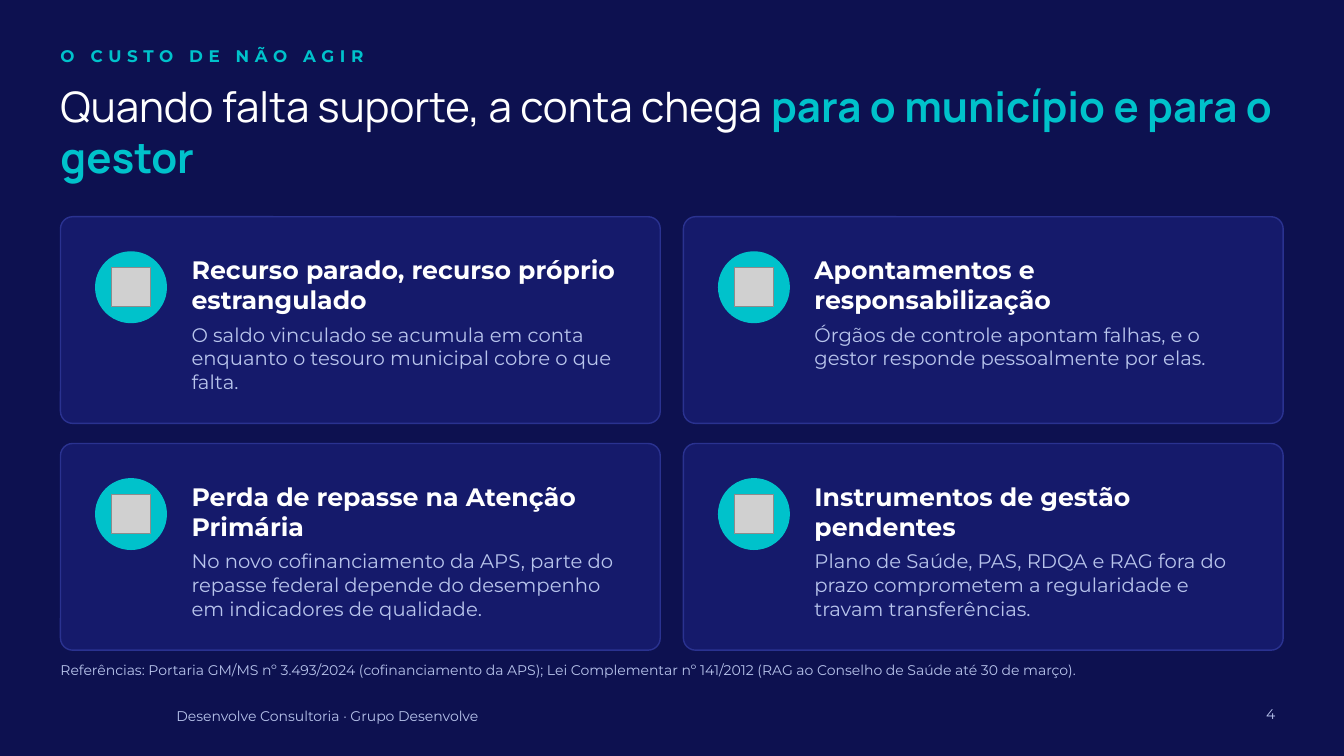
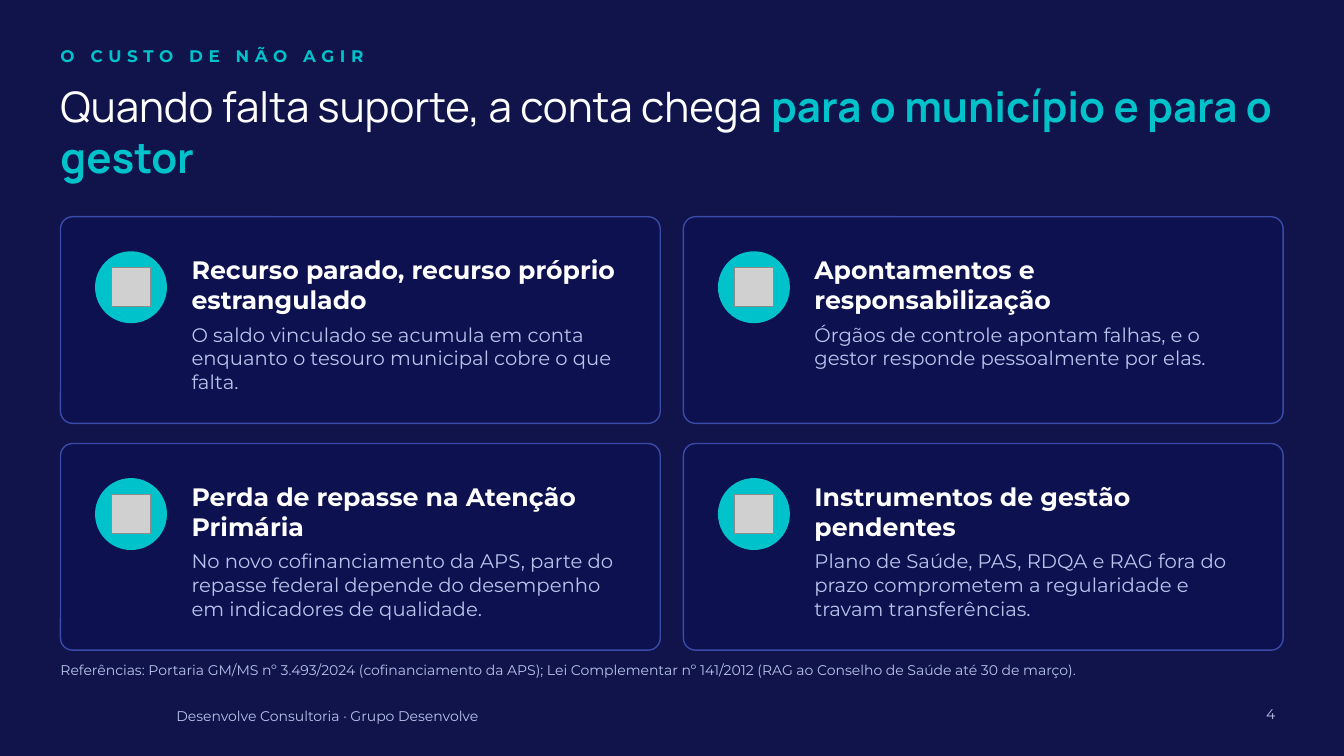
Before and after one commit to murilosantos100-hue/grupodesenvolve, a slide deck: slide 4 of apresentacoes/comercial-consultoria/Apresentacao Comercial - Desenvolve Consultoria.pptx. Drawn at 1344x756 pixels with LibreOffice and Linux fonts; fonts in the diff are those of the drawing; grey boxes stand for pictures; background and template pictures are left out; a plain dark background stands for a picture behind light text. Boxes give left, top, right and bottom in pixels: in the first picture for what was removed or moved away, otherwise in the second. Text is boxed around its words. In the diff, an @@ line names an element or a change of style, - is before the commit and + after.

```diff
--- a/apresentacoes/comercial-consultoria/Apresentacao Comercial - Desenvolve Consultoria.pptx
+++ b/apresentacoes/comercial-consultoria/Apresentacao Comercial - Desenvolve Consultoria.pptx
@@ background #0D1150 to picture (left out) @@
@@ rectangle added at bbox=[0, 0, 1344, 756], fill #0D1150 at 88% opacity @@
@@ fill #151A6B to #0D1150 at 90% opacity; outline #2A3290 1 pt to #3A4AA8 1 pt in 4 elements at bbox=[60, 217, 660, 423], bbox=[684, 217, 1284, 423], bbox=[60, 444, 660, 650], bbox=[684, 444, 1284, 650] @@
```
Also in this commit, not shown: 7 other slides changed, 1 other file.
